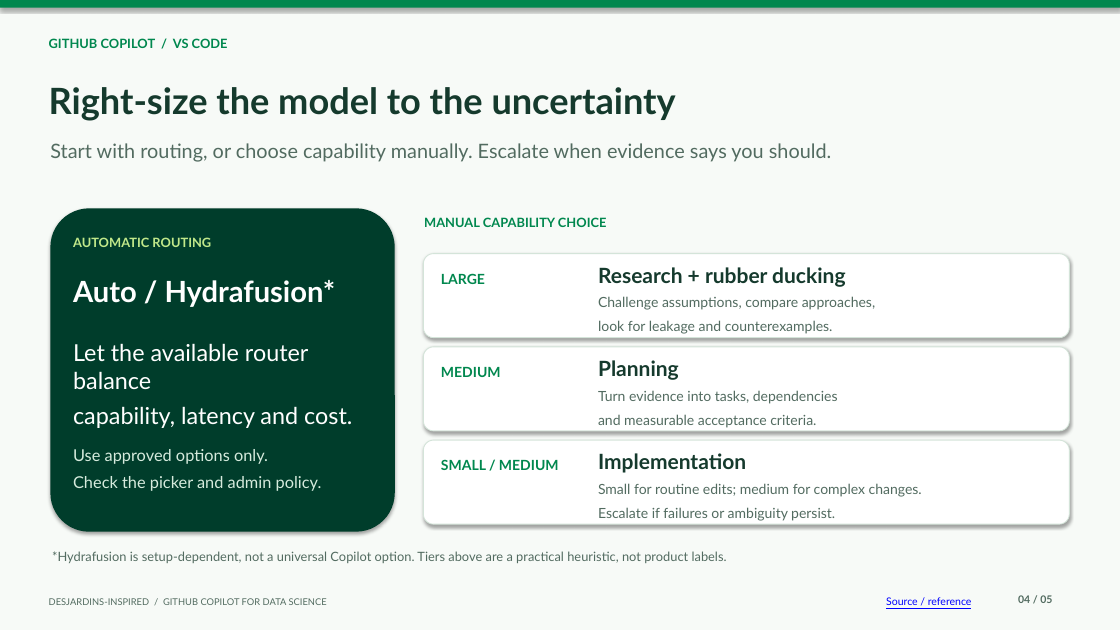
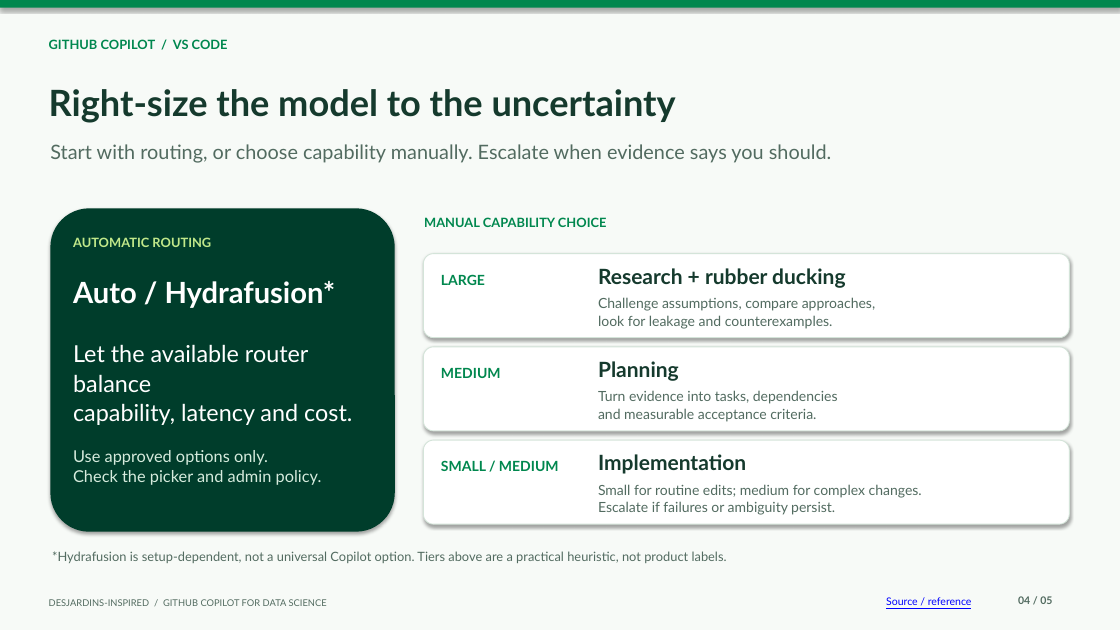
Before and after one commit to devopsabcs-engineering/dj-github-copilot-fundamentals, a slide deck: slide 4 of presentations/github-copilot-data-scientists-desjardins.pptx. Drawn at 1120x630 pixels with LibreOffice and Linux fonts; fonts in the diff are those of the drawing. Boxes give left, top, right and bottom in pixels: in the first picture for what was removed or moved away, otherwise in the second. Text is boxed around its words. In the diff, an @@ line names an element or a change of style, - is before the commit and + after.

```diff
--- a/presentations/github-copilot-data-scientists-desjardins.pptx
+++ b/presentations/github-copilot-data-scientists-desjardins.pptx
@@ line spacing 1 to 1.04; less space between paragraphs in 6 elements at (49,89,676,122), (73,344,352,425), (73,450,322,485), (598,297,875,329), (598,390,838,422), (598,484,922,515) @@
```
Also in this commit, not shown: 4 other slides changed, 9 other files.
